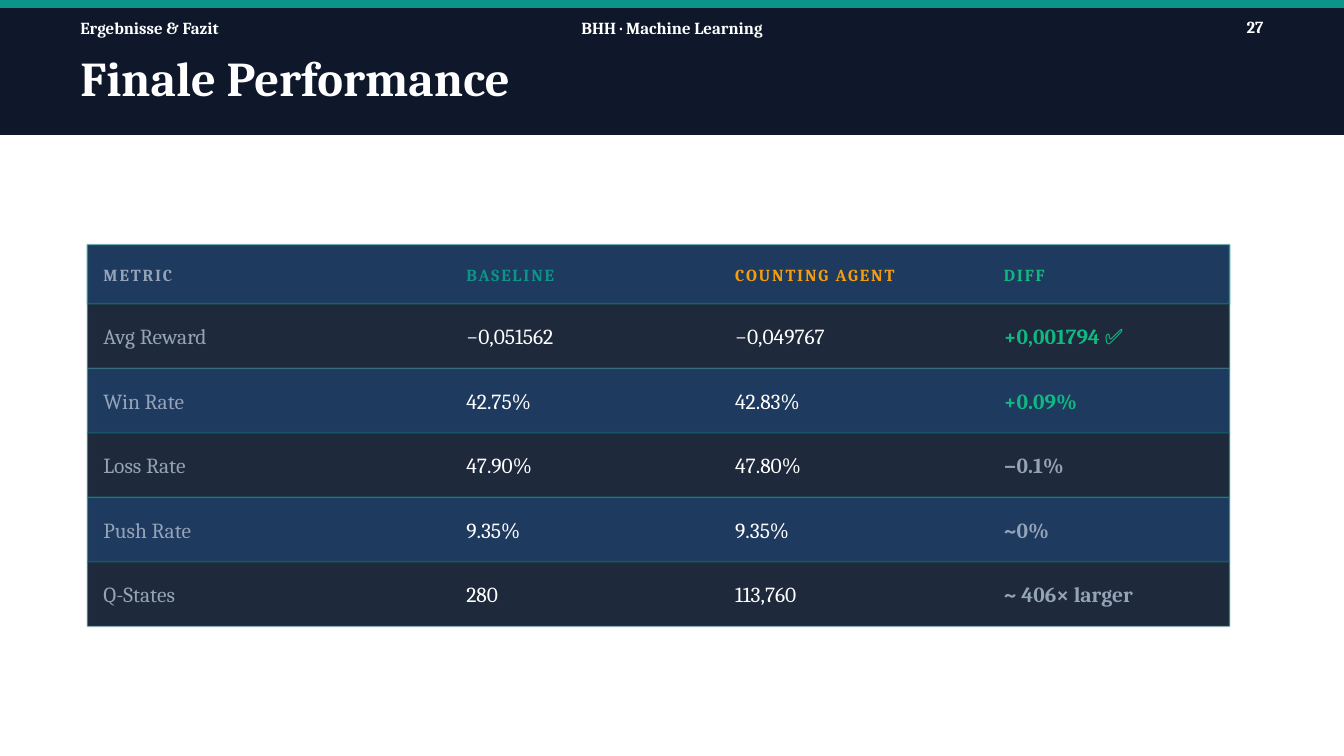
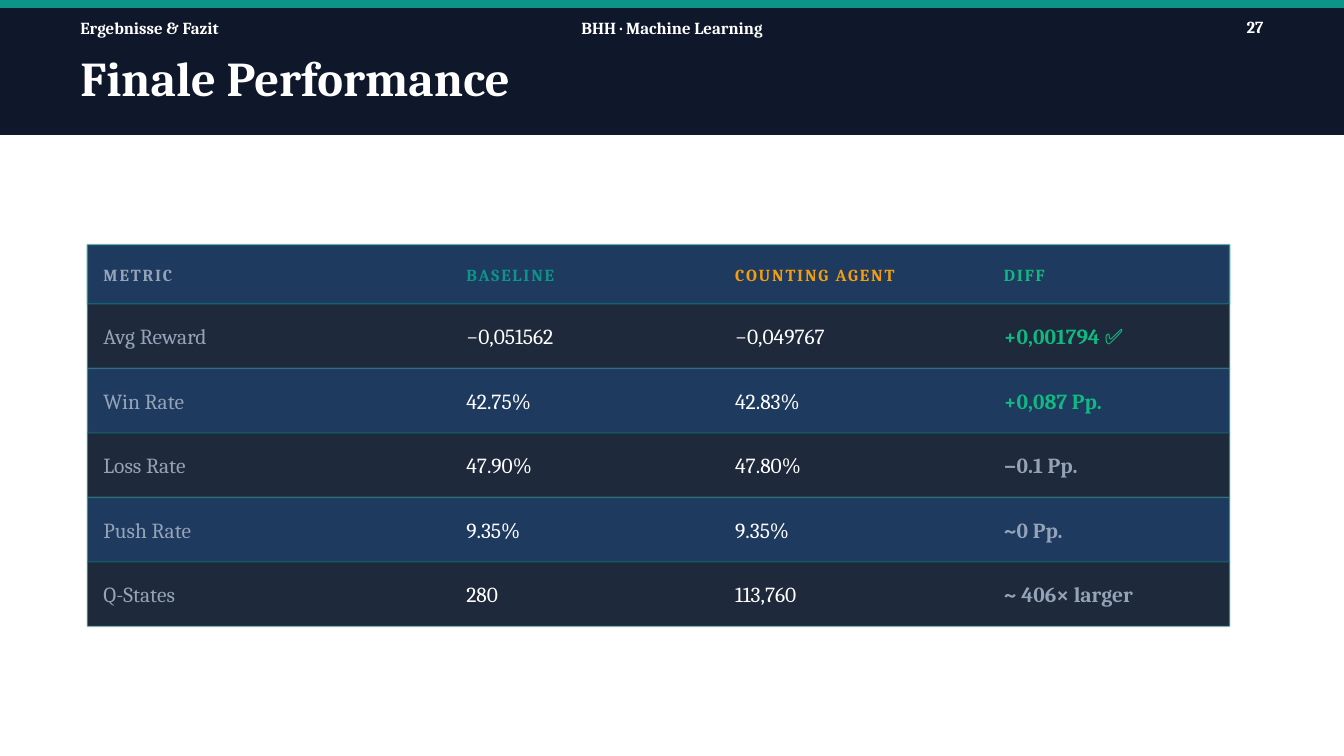
Before and after one commit to Tom-N-M/ml-blackjack, a slide deck: slide 27 of Präsi/PP_v2.pptx. Drawn at 1344x756 pixels with LibreOffice and Linux fonts; fonts in the diff are those of the drawing. Boxes give left, top, right and bottom in pixels: in the first picture for what was removed or moved away, otherwise in the second. Text is boxed around its words. In the diff, an @@ line names an element or a change of style, - is before the commit and + after.

```diff
--- a/Präsi/PP_v2.pptx
+++ b/Präsi/PP_v2.pptx
@@ text at (1004, 394, 1102, 414): text changed @@
-+0.09%
++0,087 Pp.
@@ text at (1004, 458, 1078, 478): text changed @@
-−0.1%
+−0.1 Pp.
@@ text at (1004, 523, 1063, 543): text changed @@
-~0%
+~0 Pp.
```
